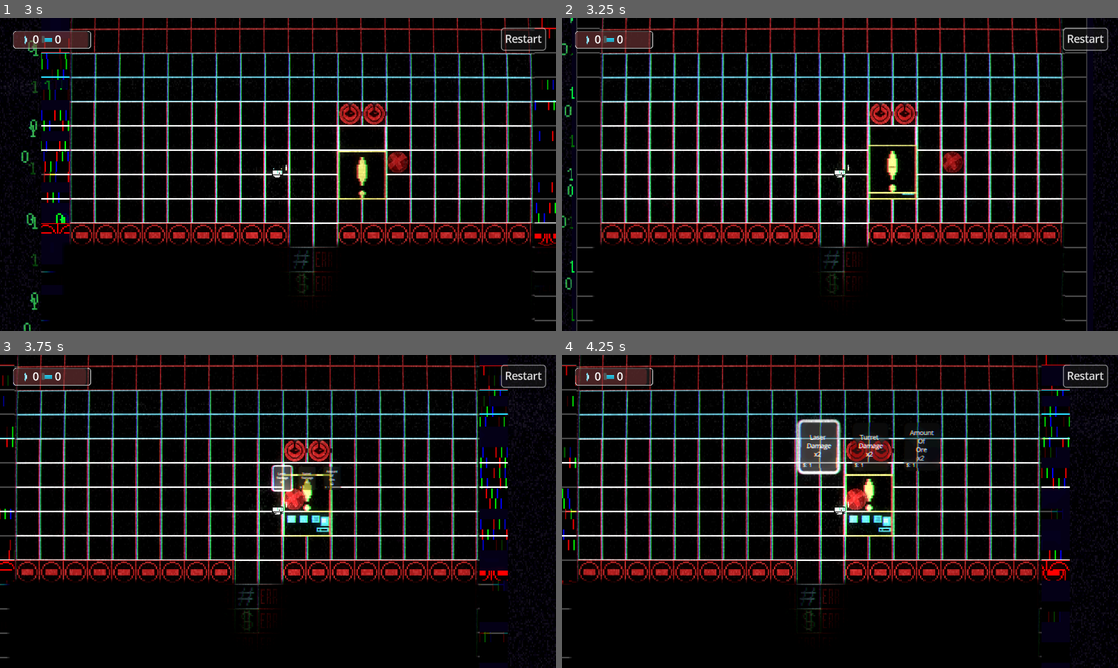
Above: before the commit, frames 1-4 (two rows, left to right).
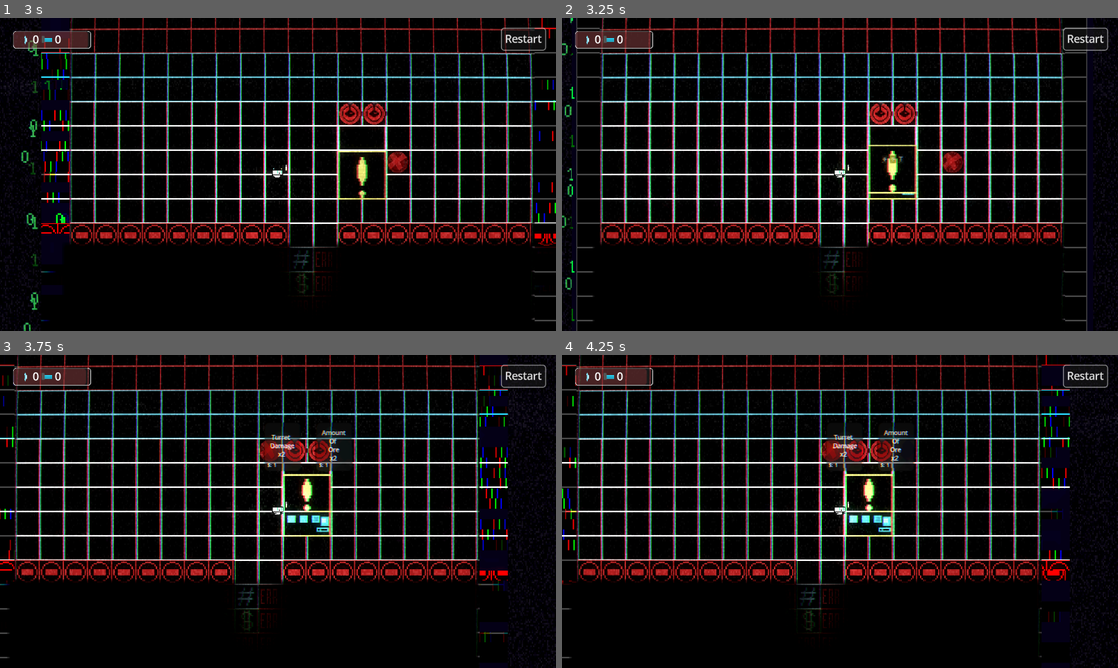
Above: after the commit, the same moments.

Repository: LexMalch/DebagerNew
Game: Godot game, scene res://scene/main/main.tscn
Two runs of this game, one before a commit and one after it. Both use one fixed random seed, a clock stepped at 60 frames per second and the inputs below.
Inputs (mouse positions are in pixels of both pictures, inside the frame that each line leads up to):
- Up to frame 1 (3 s): click "Restart" at 0.5 s; click "Restart" at 1.25 s; click "Restart" at 2 s; move the mouse to (400, 158) at 2.77 s; hold D (right) from 2.78 s (still down); hold 3 (build_mode) from 2.78 s (still down)
- Up to frame 2 (3.25 s): keep holding D (right); keep holding 3 (build_mode)
- Up to frame 3 (3.75 s): release D (right) at 3.5 s; release 3 (build_mode) at 3.5 s; click "Laser Damage x2" at 3.5 s
- Up to frame 4 (4.25 s): no input

Frame 1 is identical in both runs. In frame 2, less than 0.1% of the frame differs, in the area x 57-62%, y 43-48%; in frame 3, 1.8%; in frame 4, 2.7%, in the area x 41-88%, y 19-50%.

Commit message:
asdfasdf

Diff:
--- a/scene/generator/control.gd
+++ b/scene/generator/control.gd
@@ -2,4 +2,18 @@
 
 
 func _on_button_pressed() -> void:
-	print("ad[p;kasf]")
+	$HBoxContainer/LaserDamage.hide()
+	await get_tree().create_timer(5).timeout
+	$HBoxContainer/LaserDamage.show()
+
+
+func _on_button_2_pressed() -> void:
+	$HBoxContainer/TurretDamage.hide()
+	await get_tree().create_timer(5).timeout
+	$HBoxContainer/TurretDamage.show()
+
+
+func _on_button_3_pressed() -> void:
+	$HBoxContainer/OreAmount.hide()
+	await get_tree().create_timer(5).timeout
+	$HBoxContainer/OreAmount.show()
--- a/scene/generator/generator.tscn
+++ b/scene/generator/generator.tscn
@@ -100,8 +100,9 @@
 shader_parameter/shake_block_size = 30.5
 shader_parameter/shake_color_rate = 0.001
 
-[sub_resource type="Animation" id="Animation_b5xoo"]
-length = 0.001
+[sub_resource type="Animation" id="Animation_jccku"]
+resource_name = "shop_in"
+length = 0.5
 tracks/0/type = "value"
 tracks/0/imported = false
 tracks/0/enabled = true
@@ -109,10 +110,10 @@
 tracks/0/interp = 1
 tracks/0/loop_wrap = true
 tracks/0/keys = {
-"times": PackedFloat32Array(0),
-"transitions": PackedFloat32Array(1),
+"times": PackedFloat32Array(0, 0.466667),
+"transitions": PackedFloat32Array(1, 1),
 "update": 0,
-"values": [Vector2(92, 32)]
+"values": [Vector2(92, 32), Vector2(92, 32)]
 }
 tracks/1/type = "value"
 tracks/1/imported = false
@@ -121,10 +122,10 @@
 tracks/1/interp = 1
 tracks/1/loop_wrap = true
 tracks/1/keys = {
-"times": PackedFloat32Array(0),
-"transitions": PackedFloat32Array(1),
+"times": PackedFloat32Array(0, 0.466667),
+"transitions": PackedFloat32Array(1.86607, 1),
 "update": 0,
-"values": [Vector2(-33, 9)]
+"values": [Vector2(-33, 48.085), Vector2(-33, 9)]
 }
 tracks/2/type = "value"
 tracks/2/imported = false
@@ -133,58 +134,7 @@
 tracks/2/interp = 1
 tracks/2/loop_wrap = true
 tracks/2/keys = {
-"times": PackedFloat32Array(0),
-"transitions": PackedFloat32Array(1),
-"update": 0,
-"values": [Vector2(1, 1)]
-}
-tracks/3/type = "value"
-tracks/3/imported = false
-tracks/3/enabled = true
-tracks/3/path = NodePath("Control/HBoxContainer:visible")
-tracks/3/interp = 1
-tracks/3/loop_wrap = true
-tracks/3/keys = {
-"times": PackedFloat32Array(0),
-"transitions": PackedFloat32Array(1),
-"update": 1,
-"values": [false]
-}
-
-[sub_resource type="Animation" id="Animation_jccku"]
-resource_name = "shop_in"
-tracks/0/type = "value"
-tracks/0/imported = false
-tracks/0/enabled = true
-tracks/0/path = NodePath("Control/HBoxContainer:size")
-tracks/0/interp = 1
-tracks/0/loop_wrap = true
-tracks/0/keys = {
-"times": PackedFloat32Array(0, 1),
-"transitions": PackedFloat32Array(1, 1),
-"update": 0,
-"values": [Vector2(92, 32), Vector2(92, 32)]
-}
-tracks/1/type = "value"
-tracks/1/imported = false
-tracks/1/enabled = true
-tracks/1/path = NodePath("Control/HBoxContainer:position")
-tracks/1/interp = 1
-tracks/1/loop_wrap = true
-tracks/1/keys = {
-"times": PackedFloat32Array(0, 1),
-"transitions": PackedFloat32Array(1.86607, 1),
-"update": 0,
-"values": [Vector2(-33, 48.085), Vector2(-33, 9)]
-}
-tracks/2/type = "value"
-tracks/2/imported = false
-tracks/2/enabled = true
-tracks/2/path = NodePath("Control/HBoxContainer:scale")
-tracks/2/interp = 1
-tracks/2/loop_wrap = true
-tracks/2/keys = {
-"times": PackedFloat32Array(0, 1),
+"times": PackedFloat32Array(0, 0.466667),
 "transitions": PackedFloat32Array(1.8025, 1),
 "update": 0,
 "values": [Vector2(0, 0), Vector2(1, 1)]
@@ -202,9 +152,59 @@
 "values": [false, true]
 }
 
+[sub_resource type="Animation" id="Animation_dufph"]
+resource_name = "card_pull_1"
+length = 5.0
+tracks/0/type = "value"
+tracks/0/imported = false
+tracks/0/enabled = true
+tracks/0/path = NodePath("Control/HBoxContainer/LaserDamage:visible")
+tracks/0/interp = 1
+tracks/0/loop_wrap = true
+tracks/0/keys = {
+"times": PackedFloat32Array(0, 5),
+"transitions": PackedFloat32Array(1, 1),
+"update": 1,
+"values": [false, true]
+}
+
+[sub_resource type="Animation" id="Animation_ewm5t"]
+resource_name = "card_pull_2"
+length = 5.0
+tracks/0/type = "value"
+tracks/0/imported = false
+tracks/0/enabled = true
+tracks/0/path = NodePath("Control/HBoxContainer/TurretDamage:visible")
+tracks/0/interp = 1
+tracks/0/loop_wrap = true
+tracks/0/keys = {
+"times": PackedFloat32Array(0, 5),
+"transitions": PackedFloat32Array(1, 1),
+"update": 1,
+"values": [false, true]
+}
+
+[sub_resource type="Animation" id="Animation_ln4xp"]
+resource_name = "card_pull_3"
+length = 5.0
+tracks/0/type = "value"
+tracks/0/imported = false
+tracks/0/enabled = true
+tracks/0/path = NodePath("Control/HBoxContainer/OreAmount:visible")
+tracks/0/interp = 1
+tracks/0/loop_wrap = true
+tracks/0/keys = {
+"times": PackedFloat32Array(0, 5),
+"transitions": PackedFloat32Array(1, 1),
+"update": 1,
+"values": [false, true]
+}
+
 [sub_resource type="AnimationLibrary" id="AnimationLibrary_dufph"]
 _data = {
-&"RESET": SubResource("Animation_b5xoo"),
+&"card_pull_1": SubResource("Animation_dufph"),
+&"card_pull_2": SubResource("Animation_ewm5t"),
+&"card_pull_3": SubResource("Animation_ln4xp"),
 &"shop_in": SubResource("Animation_jccku")
 }
 
@@ -266,11 +266,12 @@
 anchor_right = 0.5
 anchor_bottom = 0.5
 offset_left = -59.0
-offset_top = -15.5
+offset_top = 23.585
 offset_right = 33.0
-offset_bottom = 16.5
+offset_bottom = 55.585
 grow_horizontal = 2
 grow_vertical = 2
+scale = Vector2(1e-05, 1e-05)
 pivot_offset = Vector2(45.11, 15.5)
 theme_override_constants/separation = 10
 alignment = 1
@@ -410,6 +411,7 @@
 text = "1"
 
 [node name="AnimationPlayer" type="AnimationPlayer" parent="."]
+unique_name_in_owner = true
 libraries = {
 &"": SubResource("AnimationLibrary_dufph")
 }
@@ -418,3 +420,5 @@
 [connection signal="body_exited" from="generator_area" to="." method="_on_generator_area_body_exited"]
 [connection signal="body_entered" from="Buildup_area" to="." method="_on_buildup_area_body_entered"]
 [connection signal="pressed" from="Control/HBoxContainer/LaserDamage/Button" to="Control" method="_on_button_pressed"]
+[connection signal="pressed" from="Control/HBoxContainer/TurretDamage/Button2" to="Control" method="_on_button_2_pressed"]
+[connection signal="pressed" from="Control/HBoxContainer/OreAmount/Button3" to="Control" method="_on_button_3_pressed"]
Not shown: 1 places in scene/generator/generator.tscn that only renumber resources
